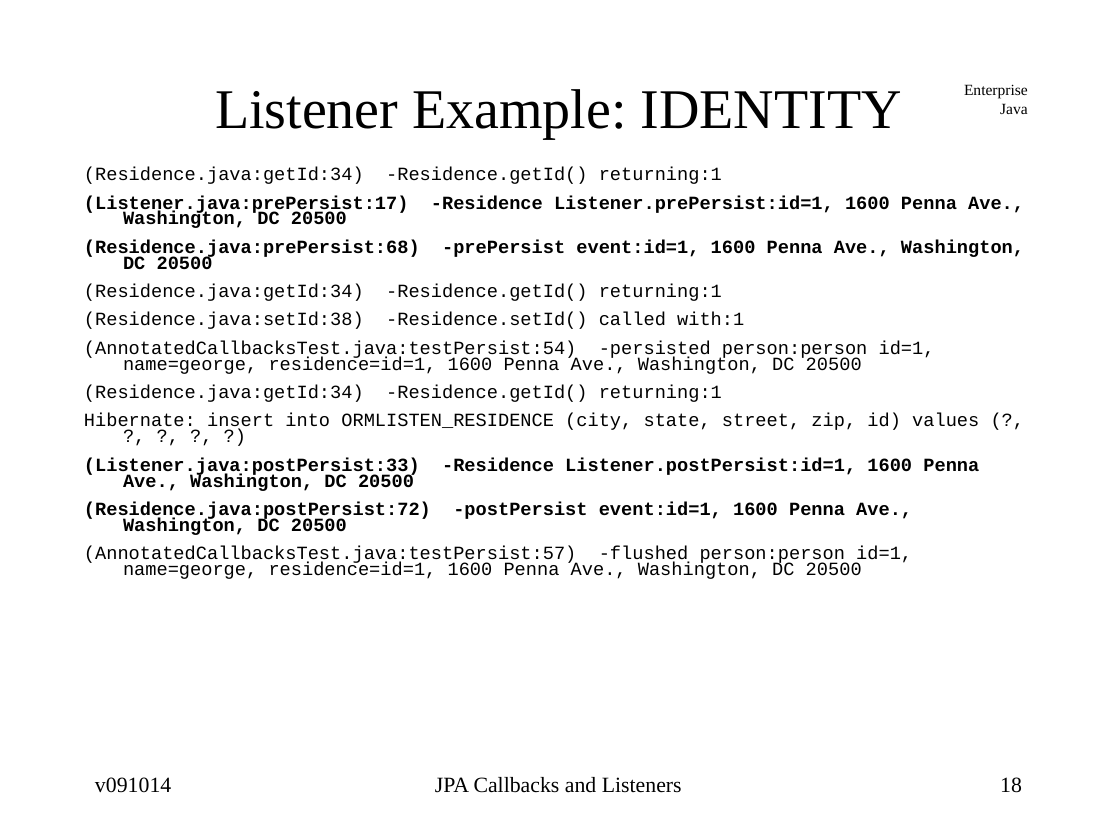
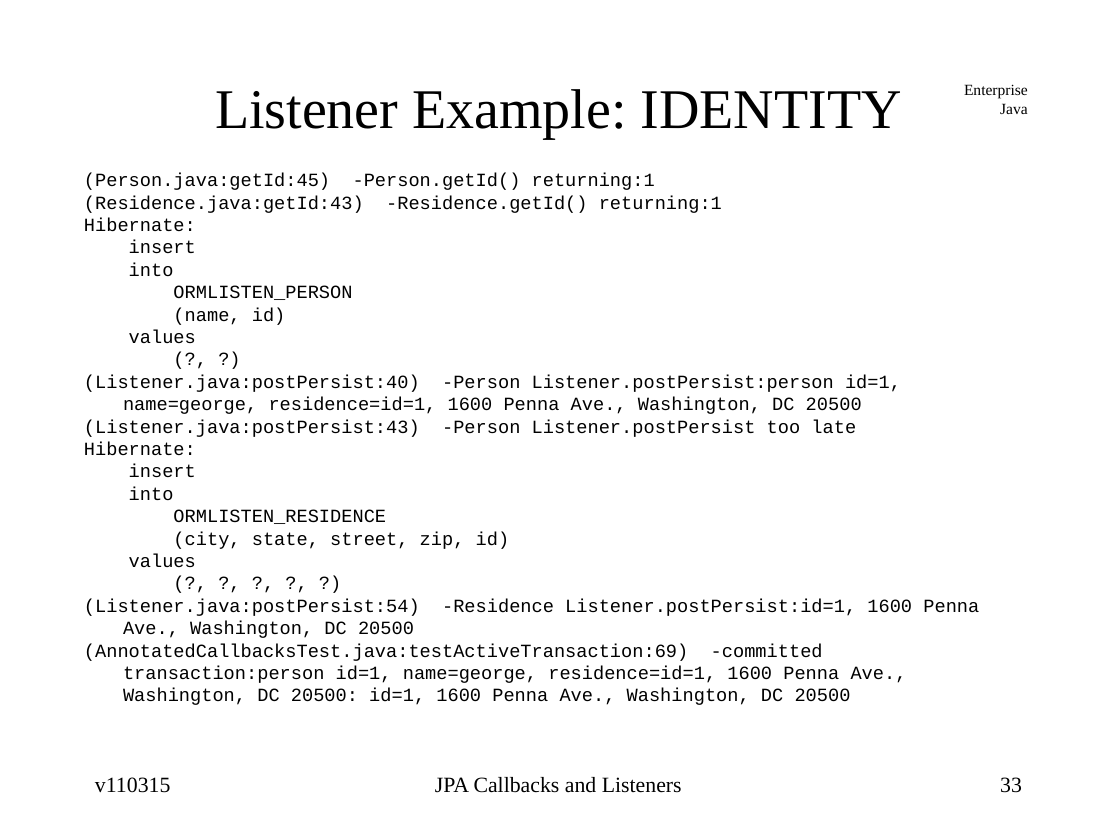
Before and after one commit to jcstaff/ejava-javaee, a slide deck: slide 33 of ormListeners/src/site/resources/lectures/ormListeners.ppt (slide 18 before the commit). Drawn at 1120x840 pixels with LibreOffice and Linux fonts; fonts in the diff are those of the drawing. Boxes give left, top, right and bottom in pixels: in the first picture for what was removed or moved away, otherwise in the second. Text is boxed around its words. In the diff, an @@ line names an element or a change of style, - is before the commit and + after.

```diff
--- a/ormListeners/src/site/resources/lectures/ormListeners.ppt
+++ b/ormListeners/src/site/resources/lectures/ormListeners.ppt
@@ text at (84,173,979,705): text changed @@
-(Residence.java:getId:34) -Residence.getId() returning:1
-(Listener.java:prePersist:17) -Residence Listener.prePersist:id=1, 1600 Penna Ave., Washington, DC 20500
-(Residence.java:prePersist:68) -prePersist event:id=1, 1600 Penna Ave., Washington, DC 20500
-(Residence.java:getId:34) -Residence.getId() returning:1
-(Residence.java:setId:38) -Residence.setId() called with:1
-(AnnotatedCallbacksTest.java:testPersist:54) -persisted person:person id=1, name=george, residence=id=1, 1600 Penna Ave., Washington, DC 20500
-(Residence.java:getId:34) -Residence.getId() returning:1
-Hibernate: insert into ORMLISTEN_RESIDENCE (city, state, street, zip, id) values (?, ?, ?, ?, ?)
-(Listener.java:postPersist:33) -Residence Listener.postPersist:id=1, 1600 Penna Ave., Washington, DC 20500
-(Residence.java:postPersist:72) -postPersist event:id=1, 1600 Penna Ave., Washington, DC 20500
-(AnnotatedCallbacksTest.java:testPersist:57) -flushed person:person id=1, name=george, residence=id=1, 1600 Penna Ave., Washington, DC 20500
+(Person.java:getId:45) -Person.getId() returning:1
+(Residence.java:getId:43) -Residence.getId() returning:1
+Hibernate:
+insert
+into
+ORMLISTEN_PERSON
+(name, id)
+values
+(?, ?)
+(Listener.java:postPersist:40) -Person Listener.postPersist:person id=1, name=george, residence=id=1, 1600 Penna Ave., Washington, DC 20500
+(Listener.java:postPersist:43) -Person Listener.postPersist too late
+Hibernate:
+insert
+into
+ORMLISTEN_RESIDENCE
+(city, state, street, zip, id)
+values
+(?, ?, ?, ?, ?)
+(Listener.java:postPersist:54) -Residence Listener.postPersist:id=1, 1600 Penna Ave., Washington, DC 20500
+(AnnotatedCallbacksTest.java:testActiveTransaction:69) -committed transaction:person id=1, name=george, residence=id=1, 1600 Penna Ave., Washington, DC 20500: id=1, 1600 Penna Ave., Washington, DC 20500
@@ text at (95,777,171,793): text changed @@
-v091014
+v110315
@@ page number at (1000,777,1022,793): text changed @@
-18
+33
```
Also in this commit, not shown: 21 other slides changed, 15 slides added, 18 other files.
